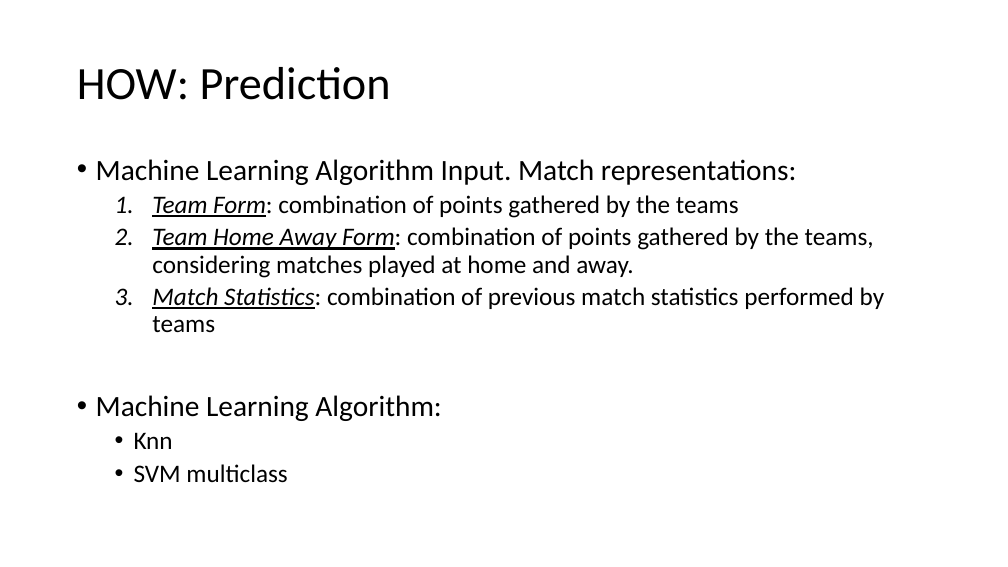
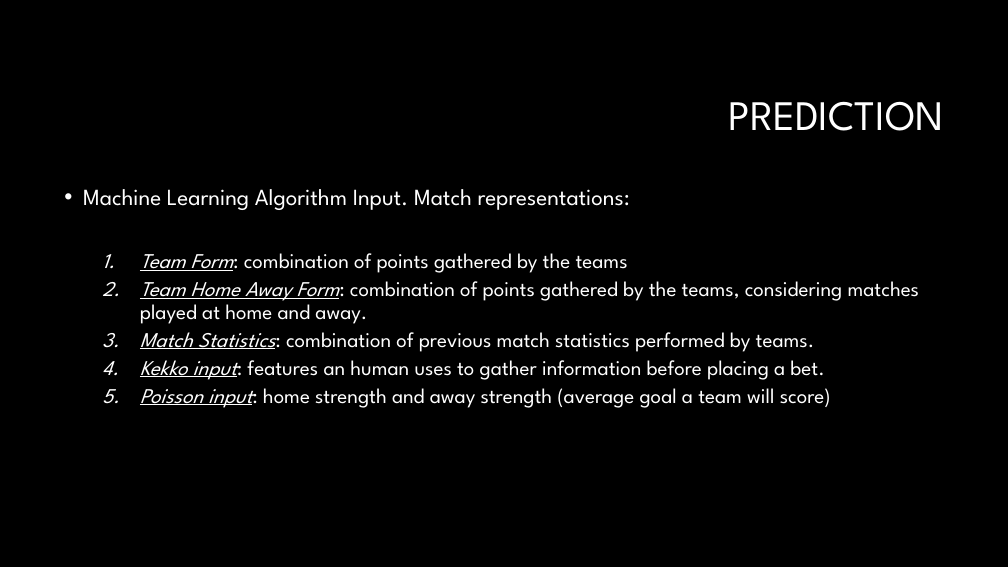
Before and after one commit to P1Analytics/DataMining-Football-Match-Prediction, a slide deck: slide 6 of TODO/spa_presentation.pptx. Drawn at 1008x567 pixels with LibreOffice and Linux fonts; fonts in the diff are those of the drawing; background and template pictures are left out. Boxes give left, top, right and bottom in pixels: in the first picture for what was removed or moved away, otherwise in the second. Text is boxed around its words. In the diff, an @@ line names an element or a change of style, - is before the commit and + after.

```diff
--- a/TODO/spa_presentation.pptx
+++ b/TODO/spa_presentation.pptx
@@ background #FFFFFF to #000000 @@
@@ title at (729,101,944,131): text changed; size 44 to 40 pt; font Calibri to League Spartan; text colour #000000 to #FFFFFF @@
-HOW: Prediction
+PREDICTION
@@ text "Machine Learning Algorithm Input. Match ...": place and size @@
-text "Machine Learning Algorithm Input. Match ..." at (96,159,885,483)
+text "Machine Learning Algorithm Input. Match ..." at (83,189,920,408)
@@ text at (83,189,920,324): size 28 to 22 pt in "Machine Learning Algorithm Input. Match representations:"; font Calibri to League Spartan, text colour #000000 to #FFFFFF in "Machine Learning Algorithm Input. Match representations:", "Team Form: combination of points gathered by ...", "Team Home Away Form: combination of points ..."; size 24 to 20 pt in "Team Form: combination of points gathered by ...", "Team Home Away Form: combination of points ..." @@
@@ text at (140,332,831,408): text changed; size 24 to 20 pt; font Calibri to League Spartan; text colour #000000 to #FFFFFF @@
-  3. Match Statistics: combination of previous match statistics performed by teams
-• Machine Learning Algorithm:
-  • Knn
-  • SVM multiclass
+  3. Match Statistics: combination of previous match statistics performed by teams.
+  4. Kekko input: features an human uses to gather information before placing a bet.
+  5. Poisson input: home strength and away strength (average goal a team will score)
```
Also in this commit, not shown: 5 other slides changed, 5 slides added, 11 other files.
